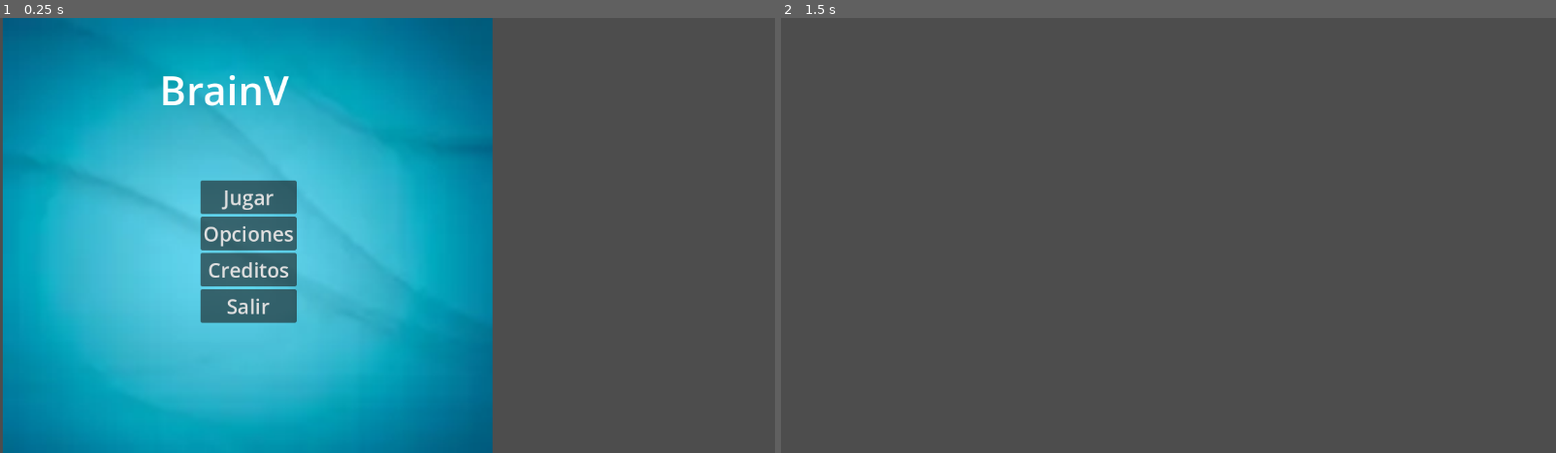
Above: before the commit, frames 1-2 (left to right).
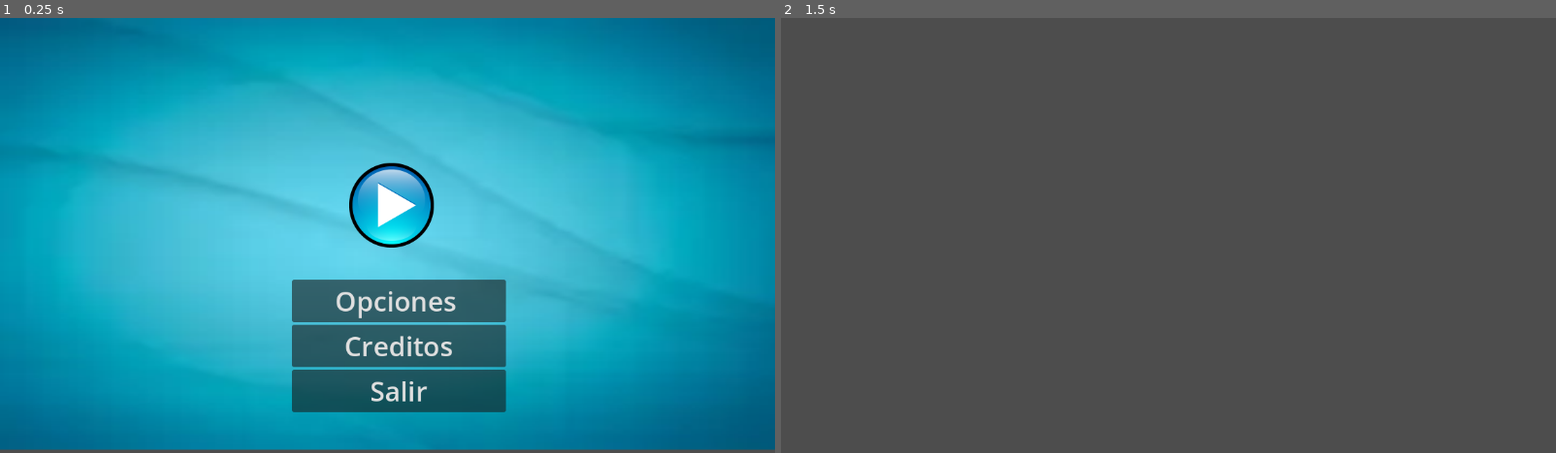
Above: after the commit, the same moments.

Repository: roberttce/pienza-rapido
Game: Godot game, scene res://ecenas/menu.tscn
Two runs of this game, one before a commit and one after it. Both use one fixed random seed, a clock stepped at 60 frames per second and the inputs below.
Inputs:
- Up to frame 1 (0.25 s): no input
- Up to frame 2 (1.5 s): click "Opciones" at 0.5 s; tap Enter at 1.25 s

The runs differ from the first frame. In frame 1, 70% of the frame differs, in the area x 0-100%, y 0-100%; in frame 2, nothing differs.

Commit message:
[add]  dialogo de confirmacion de salir

Diff:
--- a/ecenas/menu.tscn
+++ b/ecenas/menu.tscn
@@ -1,41 +1,44 @@
-[gd_scene load_steps=3 format=3 uid="uid://6yjp8by2hnea"]
+[gd_scene load_steps=5 format=3 uid="uid://6yjp8by2hnea"]
 
 [ext_resource type="Texture2D" uid="uid://bij7tukd7kq1f" path="res://recursos/OIP.webp" id="1_emock"]
 [ext_resource type="Script" uid="uid://bybpxrxna7hgy" path="res://scripts/menu.gd" id="2_2e40r"]
+[ext_resource type="Texture2D" uid="uid://mxhowtfglesv" path="res://recursos/button_play_15000 (1).png" id="3_1fvg4"]
+
+[sub_resource type="StyleBoxEmpty" id="StyleBoxEmpty_muw4x"]
 
 [node name="Menu" type="Node2D"]
 script = ExtResource("2_2e40r")
 
 [node name="TextureRect" type="TextureRect" parent="."]
-offset_left = 4.0
+offset_left = -1.0
 offset_top = -4.0
-offset_right = 732.0
-offset_bottom = 688.0
-size_flags_horizontal = 6
+offset_right = 1156.0
+offset_bottom = 643.0
+size_flags_horizontal = 3
 texture = ExtResource("1_emock")
 
-[node name="Label" type="Label" parent="TextureRect"]
+[node name="CenterContainer3" type="CenterContainer" parent="TextureRect"]
 layout_mode = 1
-anchors_preset = 10
-anchor_right = 1.0
-offset_left = 233.0
-offset_top = 69.0
-offset_right = -303.0
-offset_bottom = 152.0
+anchors_preset = -1
+anchor_bottom = 0.031
+offset_left = 386.0
+offset_top = 41.0
+offset_right = 790.0
+offset_bottom = 169.943
 grow_horizontal = 2
-theme_override_font_sizes/font_size = 60
-text = "BrainV"
+grow_vertical = 2
 
 [node name="CenterContainer" type="CenterContainer" parent="TextureRect"]
 layout_mode = 1
-anchors_preset = 14
+anchors_preset = 8
+anchor_left = 0.5
 anchor_top = 0.5
-anchor_right = 1.0
+anchor_right = 0.5
 anchor_bottom = 0.5
-offset_left = 2.0
-offset_top = -100.0
-offset_right = 2.0
-offset_bottom = 112.0
+offset_left = -109.5
+offset_top = -112.5
+offset_right = 118.5
+offset_bottom = 31.5
 grow_horizontal = 2
 grow_vertical = 2
 
@@ -44,24 +47,46 @@
 
 [node name="jugar" type="Button" parent="TextureRect/CenterContainer/VBoxContainer"]
 layout_mode = 2
-theme_override_font_sizes/font_size = 30
-text = "Jugar"
+size_flags_horizontal = 4
+theme_override_font_sizes/font_size = 40
+theme_override_icons/icon = ExtResource("3_1fvg4")
+theme_override_styles/normal = SubResource("StyleBoxEmpty_muw4x")
 
-[node name="opciones" type="Button" parent="TextureRect/CenterContainer/VBoxContainer"]
+[node name="CenterContainer2" type="CenterContainer" parent="TextureRect"]
+layout_mode = 1
+anchors_preset = 7
+anchor_left = 0.5
+anchor_top = 1.0
+anchor_right = 0.5
+anchor_bottom = 1.0
+offset_left = -194.5
+offset_top = -253.0
+offset_right = 225.5
+offset_bottom = -56.0
+grow_horizontal = 2
+grow_vertical = 0
+
+[node name="VBoxContainer" type="VBoxContainer" parent="TextureRect/CenterContainer2"]
 layout_mode = 2
-theme_override_font_sizes/font_size = 30
-text = "Opciones"
 
-[node name="creditos" type="Button" parent="TextureRect/CenterContainer/VBoxContainer"]
+[node name="opciones" type="Button" parent="TextureRect/CenterContainer2/VBoxContainer"]
 layout_mode = 2
-theme_override_font_sizes/font_size = 30
+theme_override_font_sizes/font_size = 40
+text = "      Opciones       "
+
+[node name="creditos" type="Button" parent="TextureRect/CenterContainer2/VBoxContainer"]
+layout_mode = 2
+theme_override_font_sizes/font_size = 40
 text = "Creditos"
 
-[node name="salir" type="Button" parent="TextureRect/CenterContainer/VBoxContainer"]
+[node name="salir" type="Button" parent="TextureRect/CenterContainer2/VBoxContainer"]
 layout_mode = 2
-theme_override_font_sizes/font_size = 30
+theme_override_font_sizes/font_size = 40
 text = "Salir
 "
 
-[connection signal="pressed" from="TextureRect/CenterContainer/VBoxContainer/opciones" to="." method="_on_opciones_pressed"]
-[connection signal="pressed" from="TextureRect/CenterContainer/VBoxContainer/salir" to="." method="_on_salir_pressed"]
+[node name="SalirDialog" type="ConfirmationDialog" parent="TextureRect/CenterContainer2/VBoxContainer"]
+
+[connection signal="pressed" from="TextureRect/CenterContainer2/VBoxContainer/opciones" to="." method="_on_opciones_pressed"]
+[connection signal="pressed" from="TextureRect/CenterContainer2/VBoxContainer/salir" to="." method="_on_salir_pressed"]
+[connection signal="confirmed" from="TextureRect/CenterContainer2/VBoxContainer/SalirDialog" to="." method="_on_salir_dialog_confirmed"]
--- a/scripts/menu.gd
+++ b/scripts/menu.gd
@@ -6,4 +6,7 @@
 
 
 func _on_salir_pressed() -> void:
+	get_node("TextureRect/CenterContainer2/VBoxContainer/SalirDialog").popup_centered()
+
+func _on_salir_dialog_confirmed() -> void:
 	get_tree().quit()
Binary file added: recursos/button_play_15000 (1).png
Not shown, added: recursos/button_play_15000 (1).png.import
Binary file added: recursos/logo.jpg
Not shown, added: recursos/logo.jpg.import
